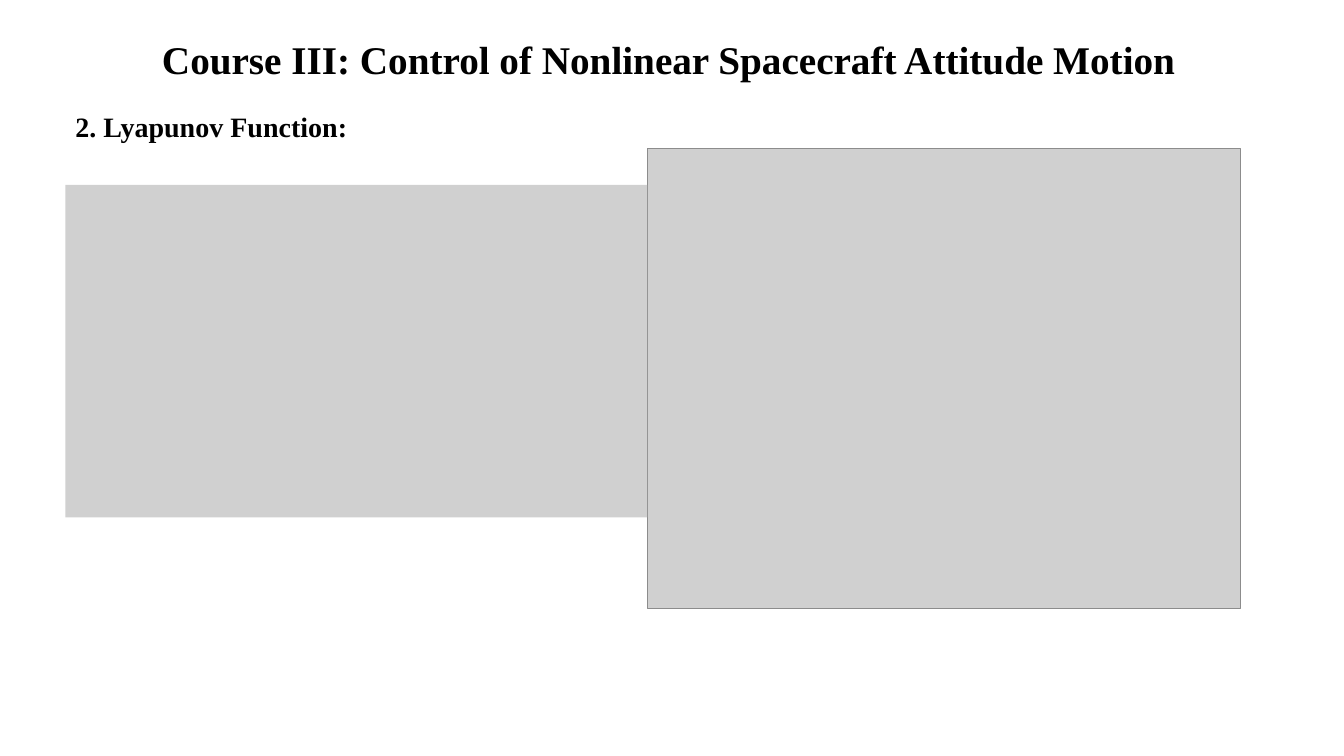
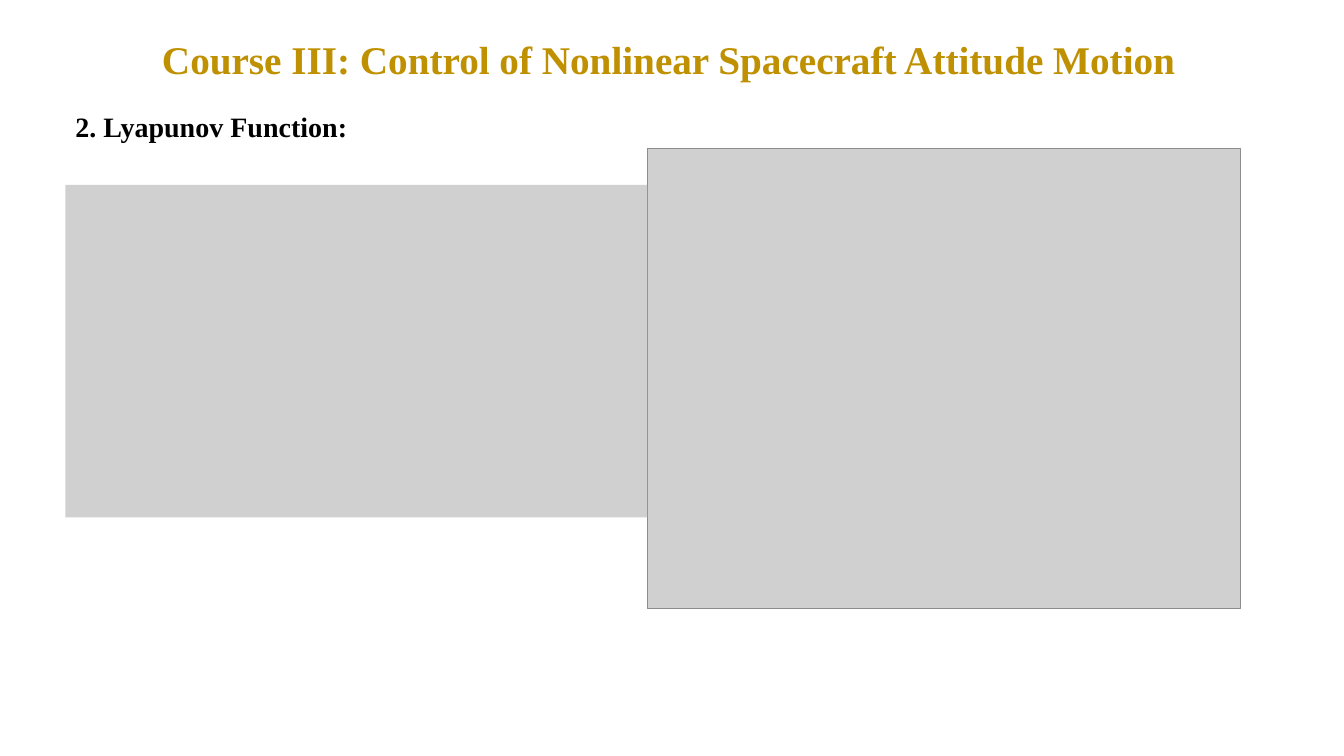
Before and after one commit to KalexxHoang/VTX_Report, a slide deck: slide 14 of Course report.pptx (slide 11 before the commit). Drawn at 1344x756 pixels with LibreOffice and Linux fonts; fonts in the diff are those of the drawing; grey boxes stand for pictures. Boxes give left, top, right and bottom in pixels: in the first picture for what was removed or moved away, otherwise in the second. Text is boxed around its words. In the diff, an @@ line names an element or a change of style, - is before the commit and + after.

```diff
--- a/Course report.pptx
+++ b/Course report.pptx
@@ text "Course III: Control of Nonlinear ..." at (x1=162, y1=46, x2=1175, y2=81): text colour #000000 to #BF9000 @@
```
Also in this commit, not shown: 11 other slides changed, 9 slides added, 2 other files.
